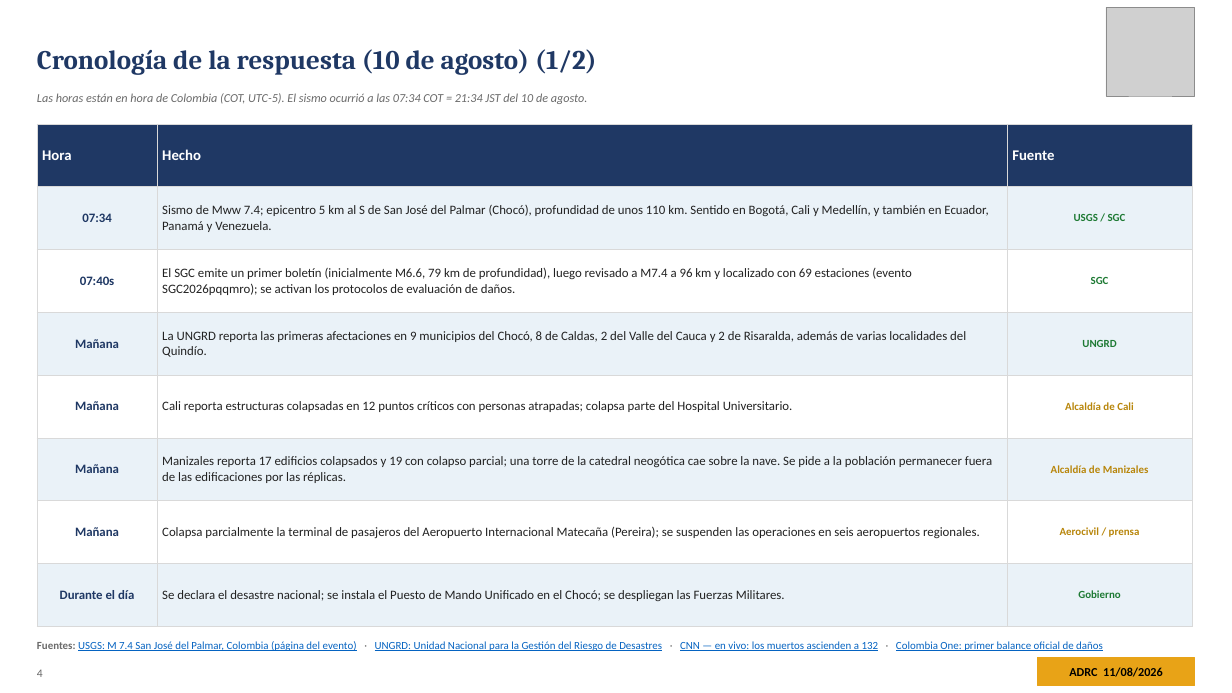
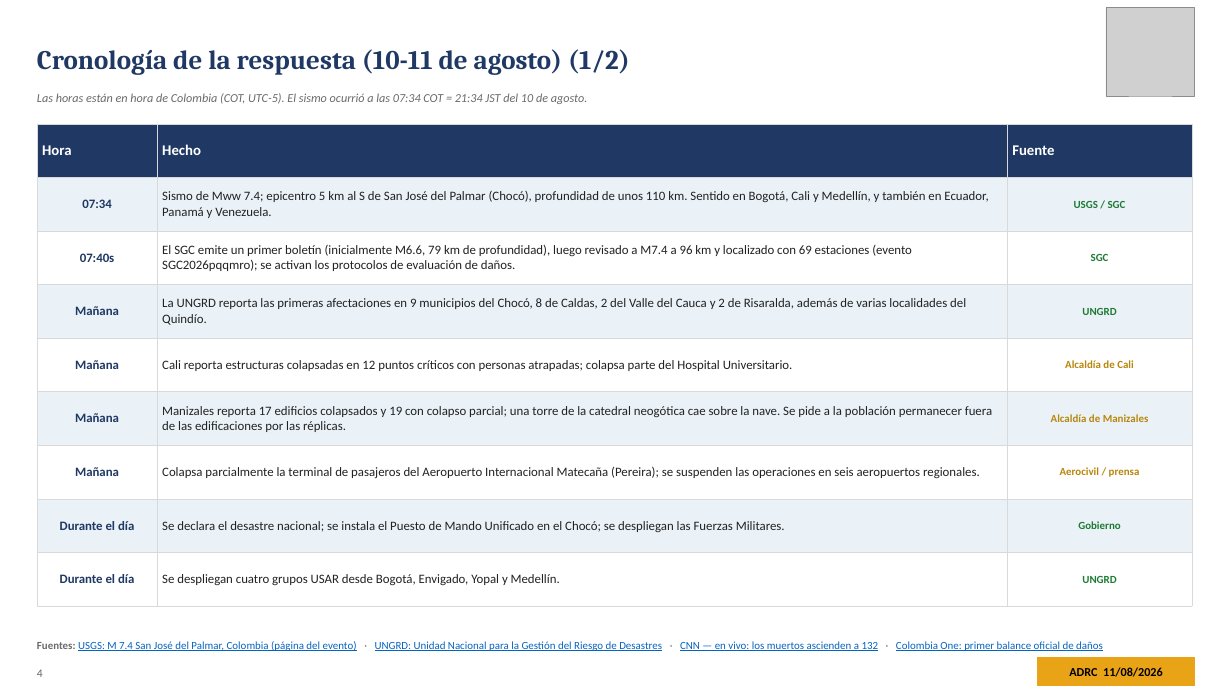
Before and after one commit to kochobi-max/whatsmap, a slide deck: slide 4 of reports/colombia_eq_20260810/output/ADRC_EQ_COL_Choco_20260810_ES.pptx. Drawn at 1232x693 pixels with LibreOffice and Linux fonts; fonts in the diff are those of the drawing; grey boxes stand for pictures. Boxes give left, top, right and bottom in pixels: in the first picture for what was removed or moved away, otherwise in the second. Text is boxed around its words. In the diff, an @@ line names an element or a change of style, - is before the commit and + after.

```diff
--- a/reports/colombia_eq_20260810/output/ADRC_EQ_COL_Choco_20260810_ES.pptx
+++ b/reports/colombia_eq_20260810/output/ADRC_EQ_COL_Choco_20260810_ES.pptx
@@ text at (37,49,630,75): text changed @@
-Cronología de la respuesta (10 de agosto) (1/2)
+Cronología de la respuesta (10-11 de agosto) (1/2)
@@ table at (37,124,1192,589) @@
+row 9: Durante el día | Se despliegan cuatro grupos USAR desde Bogotá, Envigado, Yopal y Medellín. | UNGRD
```
Also in this commit, not shown: 9 other slides changed, 7 other files.
